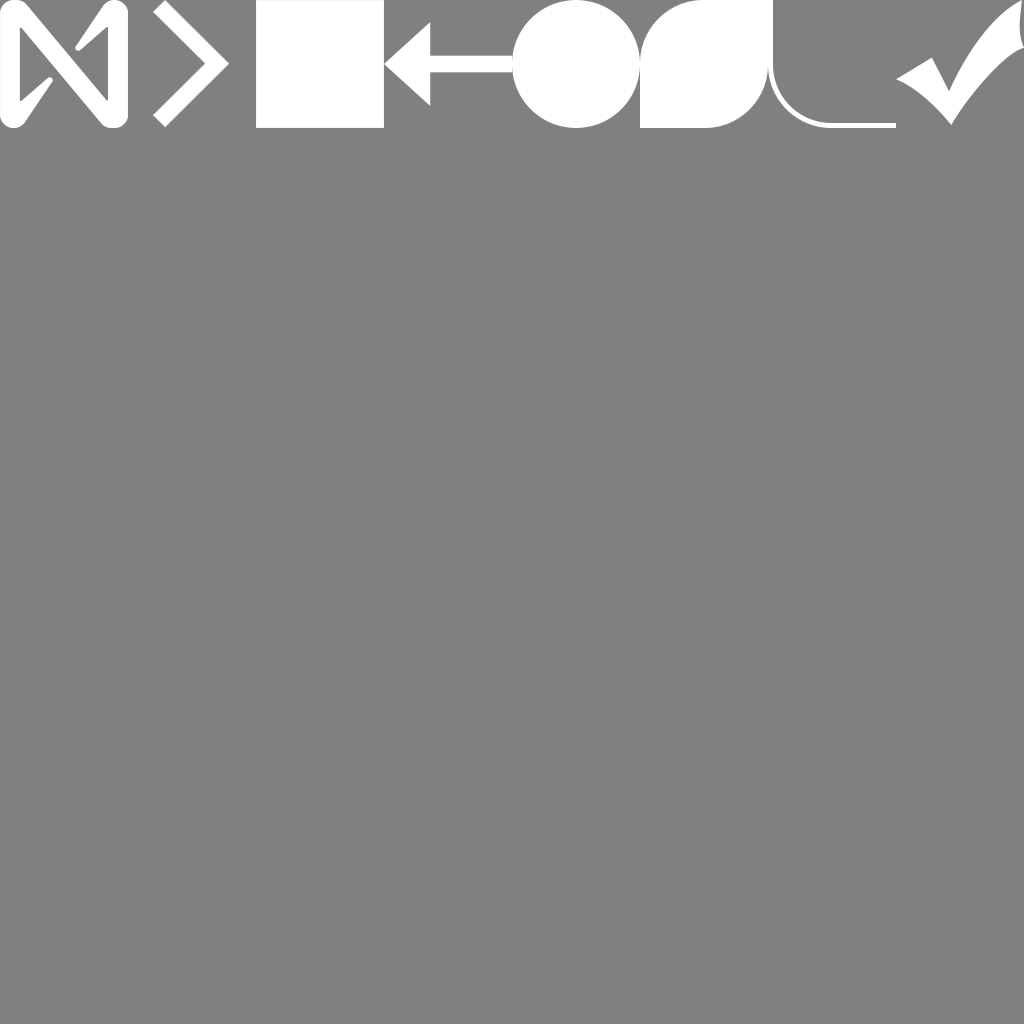
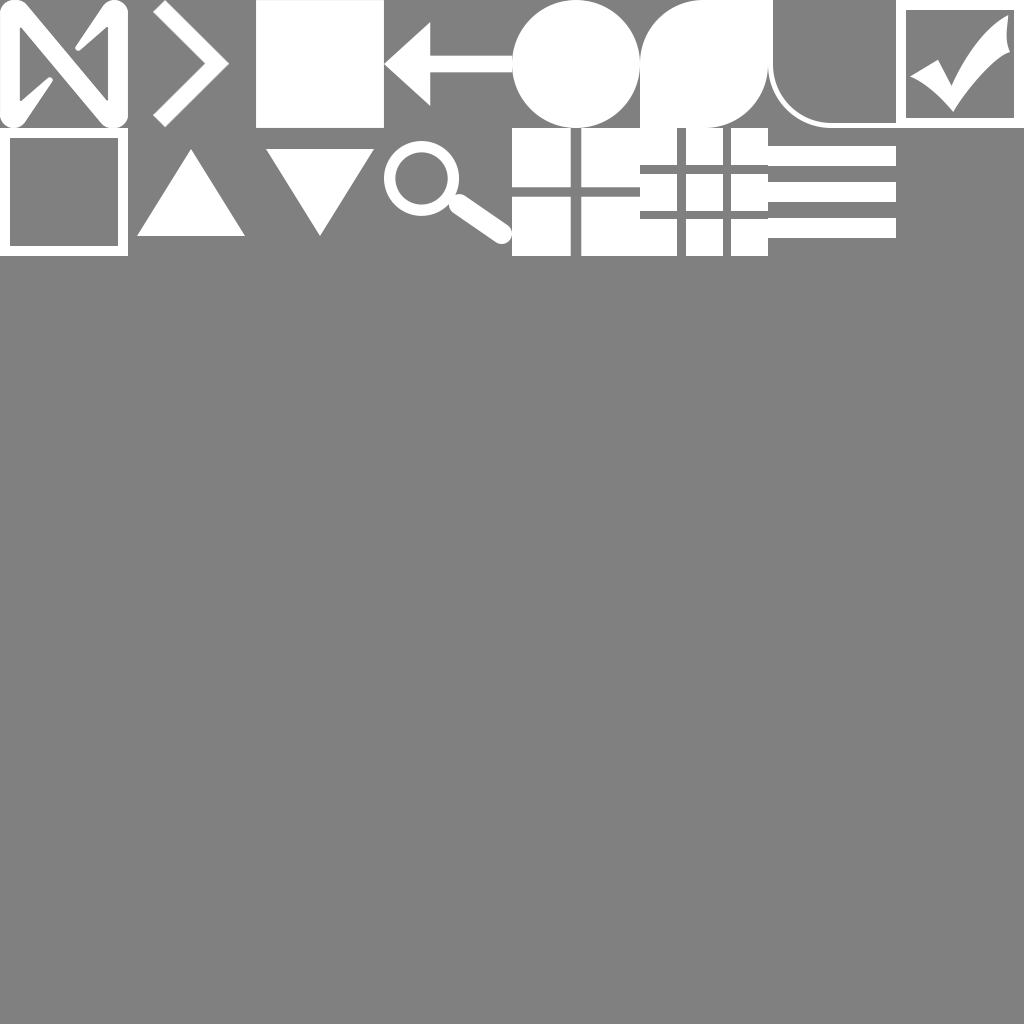
Revision of a layered 1024x1024 image; what changed, layer by layer:
painted on "Checkmark 1" over [896, 0, 1024, 125]
added layer "Search 1" above "Polygon 1" over [384, 141, 512, 244]
added layer "Polygon 1" (1st of 2) above "Polygon 1" over [266, 149, 374, 236]
added layer "Polygon 1" (2nd of 2) above "Rectangle 1" over [137, 149, 245, 236]
added layer "Rectangle 1" (1st of 2) above "Rectangle 1" over [0, 128, 128, 256]
added layer "Rectangle 1" (2nd of 2) above "Arrow 13 1" over [896, 0, 1024, 128]
added layer "Rectangle 2 copy 4" above "Rectangle 2 copy 6" over [768, 146, 896, 238]
added layer "Rectangle 2 copy 6" above "Rectangle 2 copy 2" over [640, 128, 768, 256]
added layer "Rectangle 2 copy" above "grid" over [512, 128, 640, 256]
